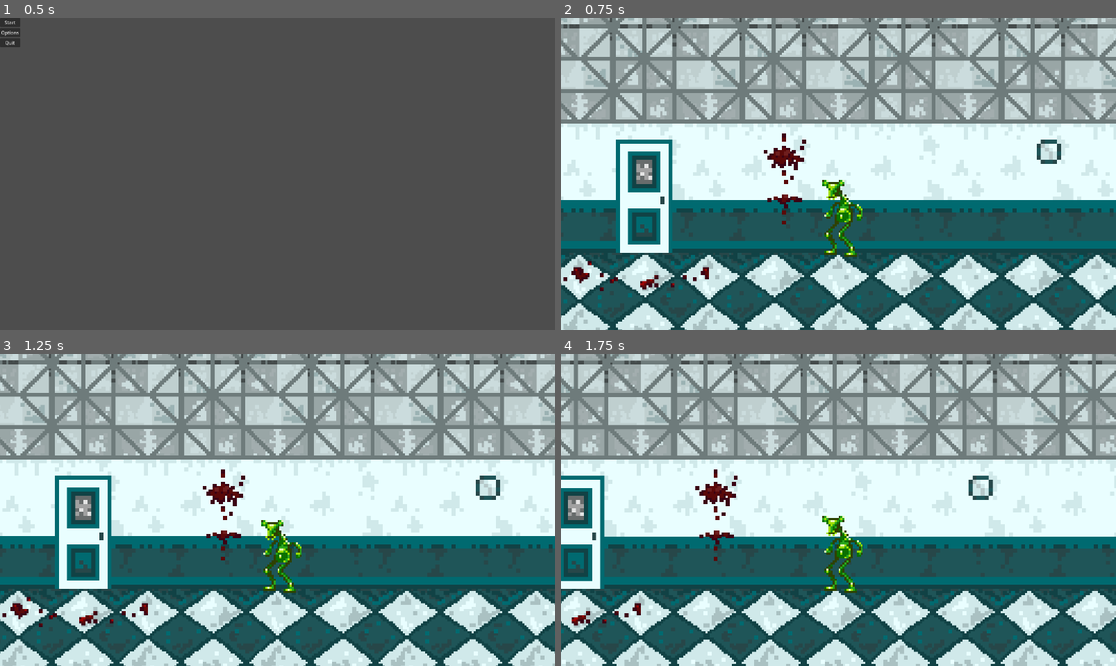
Above: before the commit, frames 1-4 (two rows, left to right).
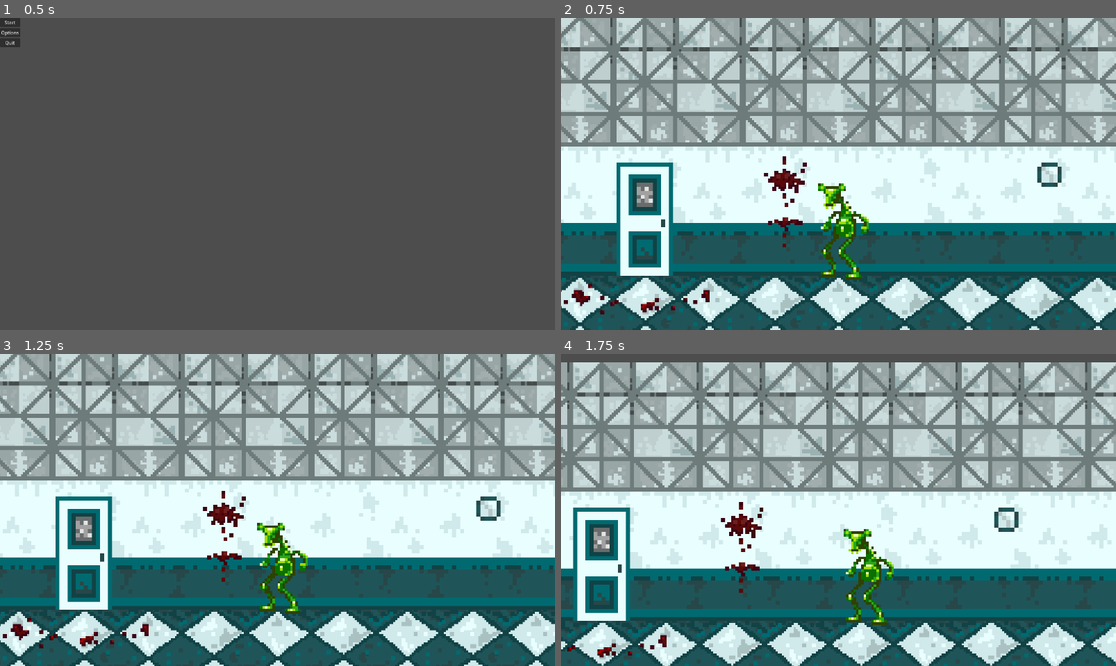
Above: after the commit, the same moments.

Repository: WhaeaTKV/Green-Gore
Game: Godot game, scene res://scenes/main_menu.tscn
The game is run twice, just before and just after one commit, with the same random seed, the same clock (stepped at 60 frames per second) and the same inputs.
Inputs:
- Up to frame 1 (0.5 s): no input
- Up to frame 2 (0.75 s): click "Start" at 0.5 s
- Up to frame 3 (1.25 s): no input
- Up to frame 4 (1.75 s): tap Enter (ui_accept) at 1.25, 1.52 s; hold Right (ui_right) from 1.28 s (still down)

Frame 1 is identical in both runs. In frame 2, 63% of the frame differs, in the area x 0-100%, y 0-100%; in frame 3, 62%; in frame 4, 69%.

Commit message:
Adding key and monsters

Diff:
--- /dev/null
+++ b/scenes/key.tscn
@@ -0,0 +1,113 @@
+[gd_scene load_steps=17 format=3 uid="uid://chtcod65438h8"]
+
+[ext_resource type="Script" uid="uid://dd5j50150skuo" path="res://scripts/key.gd" id="1_fttkb"]
+[ext_resource type="Texture2D" uid="uid://b0k8yk85tfqxu" path="res://assets/Items & Equipment/coin.png" id="1_yk2u2"]
+
+[sub_resource type="AtlasTexture" id="AtlasTexture_fttkb"]
+atlas = ExtResource("1_yk2u2")
+region = Rect2(0, 0, 16, 16)
+
+[sub_resource type="AtlasTexture" id="AtlasTexture_wy8tx"]
+atlas = ExtResource("1_yk2u2")
+region = Rect2(16, 0, 16, 16)
+
+[sub_resource type="AtlasTexture" id="AtlasTexture_brs3p"]
+atlas = ExtResource("1_yk2u2")
+region = Rect2(32, 0, 16, 16)
+
+[sub_resource type="AtlasTexture" id="AtlasTexture_jcln5"]
+atlas = ExtResource("1_yk2u2")
+region = Rect2(48, 0, 16, 16)
+
+[sub_resource type="AtlasTexture" id="AtlasTexture_b4qnb"]
+atlas = ExtResource("1_yk2u2")
+region = Rect2(64, 0, 16, 16)
+
+[sub_resource type="AtlasTexture" id="AtlasTexture_6t41w"]
+atlas = ExtResource("1_yk2u2")
+region = Rect2(80, 0, 16, 16)
+
+[sub_resource type="AtlasTexture" id="AtlasTexture_ljj5h"]
+atlas = ExtResource("1_yk2u2")
+region = Rect2(96, 0, 16, 16)
+
+[sub_resource type="AtlasTexture" id="AtlasTexture_upbuq"]
+atlas = ExtResource("1_yk2u2")
+region = Rect2(112, 0, 16, 16)
+
+[sub_resource type="AtlasTexture" id="AtlasTexture_8cac7"]
+atlas = ExtResource("1_yk2u2")
+region = Rect2(128, 0, 16, 16)
+
+[sub_resource type="AtlasTexture" id="AtlasTexture_gq3hl"]
+atlas = ExtResource("1_yk2u2")
+region = Rect2(144, 0, 16, 16)
+
+[sub_resource type="AtlasTexture" id="AtlasTexture_ku6d0"]
+atlas = ExtResource("1_yk2u2")
+region = Rect2(160, 0, 16, 16)
+
+[sub_resource type="AtlasTexture" id="AtlasTexture_1w6cg"]
+atlas = ExtResource("1_yk2u2")
+region = Rect2(176, 0, 16, 16)
+
+[sub_resource type="SpriteFrames" id="SpriteFrames_fcqyd"]
+animations = [{
+"frames": [{
+"duration": 1.0,
+"texture": SubResource("AtlasTexture_fttkb")
+}, {
+"duration": 1.0,
+"texture": SubResource("AtlasTexture_wy8tx")
+}, {
+"duration": 1.0,
+"texture": SubResource("AtlasTexture_brs3p")
+}, {
+"duration": 1.0,
+"texture": SubResource("AtlasTexture_jcln5")
+}, {
+"duration": 1.0,
+"texture": SubResource("AtlasTexture_b4qnb")
+}, {
+"duration": 1.0,
+"texture": SubResource("AtlasTexture_6t41w")
+}, {
+"duration": 1.0,
+"texture": SubResource("AtlasTexture_ljj5h")
+}, {
+"duration": 1.0,
+"texture": SubResource("AtlasTexture_upbuq")
+}, {
+"duration": 1.0,
+"texture": SubResource("AtlasTexture_8cac7")
+}, {
+"duration": 1.0,
+"texture": SubResource("AtlasTexture_gq3hl")
+}, {
+"duration": 1.0,
+"texture": SubResource("AtlasTexture_ku6d0")
+}, {
+"duration": 1.0,
+"texture": SubResource("AtlasTexture_1w6cg")
+}],
+"loop": true,
+"name": &"default",
+"speed": 2.0
+}]
+
+[sub_resource type="CircleShape2D" id="CircleShape2D_midqh"]
+radius = 4.0
+
+[node name="Key" type="Area2D"]
+collision_mask = 2
+script = ExtResource("1_fttkb")
+
+[node name="AnimatedSprite2D" type="AnimatedSprite2D" parent="."]
+sprite_frames = SubResource("SpriteFrames_fcqyd")
+autoplay = "default"
+frame_progress = 0.947435
+
+[node name="CollisionShape2D" type="CollisionShape2D" parent="."]
+shape = SubResource("CircleShape2D_midqh")
+
+[connection signal="body_entered" from="." to="." method="_on_body_entered"]
--- a/scenes/main_level_01.tscn
+++ b/scenes/main_level_01.tscn
@@ -1,7 +1,10 @@
-[gd_scene load_steps=6 format=4 uid="uid://bq1egxxc24wb7"]
+[gd_scene load_steps=9 format=4 uid="uid://bq1egxxc24wb7"]
 
 [ext_resource type="PackedScene" uid="uid://c4ltjitw7y40k" path="res://scenes/player.tscn" id="1_24nvm"]
 [ext_resource type="Texture2D" uid="uid://dluw6amk0le2q" path="res://assets/Environments/Hospital_Enviro.png" id="2_0watt"]
+[ext_resource type="PackedScene" uid="uid://chtcod65438h8" path="res://scenes/key.tscn" id="3_5s2o3"]
+[ext_resource type="PackedScene" uid="uid://bv0k7vwctenk7" path="res://scenes/monster_01.tscn" id="4_g3wjq"]
+[ext_resource type="PackedScene" uid="uid://c6ic3qgi54gey" path="res://scenes/monster_02.tscn" id="5_q0rp1"]
 
 [sub_resource type="TileSetAtlasSource" id="TileSetAtlasSource_5s2o3"]
 resource_name = "Hospital_Enviro"
@@ -47,3 +50,14 @@
 [node name="Camera2D" type="Camera2D" parent="Player"]
 position = Vector2(-1, -41)
 zoom = Vector2(7, 7)
+position_smoothing_enabled = true
+
+[node name="Key" parent="." instance=ExtResource("3_5s2o3")]
+position = Vector2(528, -7)
+scale = Vector2(1.68376, 1.68376)
+
+[node name="monster_01" parent="." instance=ExtResource("4_g3wjq")]
+position = Vector2(638, -10)
+
+[node name="monster_02" parent="." instance=ExtResource("5_q0rp1")]
+position = Vector2(-400, -28)
--- /dev/null
+++ b/scenes/monster_01.tscn
@@ -0,0 +1,43 @@
+[gd_scene load_steps=6 format=3 uid="uid://bv0k7vwctenk7"]
+
+[ext_resource type="Texture2D" uid="uid://cwfy00difwflm" path="res://assets/Characters/Main-Characters.png" id="1_mpmwd"]
+
+[sub_resource type="AtlasTexture" id="AtlasTexture_smadv"]
+atlas = ExtResource("1_mpmwd")
+region = Rect2(0, 128, 64, 64)
+
+[sub_resource type="AtlasTexture" id="AtlasTexture_rsnfp"]
+atlas = ExtResource("1_mpmwd")
+region = Rect2(64, 128, 64, 64)
+
+[sub_resource type="SpriteFrames" id="SpriteFrames_vujt1"]
+animations = [{
+"frames": [{
+"duration": 1.0,
+"texture": SubResource("AtlasTexture_smadv")
+}, {
+"duration": 1.0,
+"texture": SubResource("AtlasTexture_rsnfp")
+}],
+"loop": true,
+"name": &"default",
+"speed": 2.0
+}]
+
+[sub_resource type="CapsuleShape2D" id="CapsuleShape2D_w3uvr"]
+radius = 4.99387
+height = 41.9992
+
+[node name="monster_01" type="CharacterBody2D"]
+position = Vector2(2, -16)
+scale = Vector2(1.4, 1.4)
+
+[node name="AnimatedSprite2D" type="AnimatedSprite2D" parent="."]
+sprite_frames = SubResource("SpriteFrames_vujt1")
+autoplay = "default"
+frame_progress = 0.788009
+
+[node name="CollisionShape2D" type="CollisionShape2D" parent="."]
+position = Vector2(-5, 6)
+rotation = -1.56476
+shape = SubResource("CapsuleShape2D_w3uvr")
--- /dev/null
+++ b/scenes/monster_02.tscn
@@ -0,0 +1,106 @@
+[gd_scene load_steps=15 format=3 uid="uid://c6ic3qgi54gey"]
+
+[ext_resource type="Texture2D" uid="uid://dncbb6pla7kju" path="res://assets/Characters/Skeleton Sprite Pack/Skeleton/Skeleton Idle.png" id="1_7tpf2"]
+
+[sub_resource type="AtlasTexture" id="AtlasTexture_d22m7"]
+atlas = ExtResource("1_7tpf2")
+region = Rect2(0, 0, 24, 32)
+
+[sub_resource type="AtlasTexture" id="AtlasTexture_5b5vs"]
+atlas = ExtResource("1_7tpf2")
+region = Rect2(24, 0, 24, 32)
+
+[sub_resource type="AtlasTexture" id="AtlasTexture_w2sfa"]
+atlas = ExtResource("1_7tpf2")
+region = Rect2(48, 0, 24, 32)
+
+[sub_resource type="AtlasTexture" id="AtlasTexture_wqn5h"]
+atlas = ExtResource("1_7tpf2")
+region = Rect2(72, 0, 24, 32)
+
+[sub_resource type="AtlasTexture" id="AtlasTexture_kcx6t"]
+atlas = ExtResource("1_7tpf2")
+region = Rect2(96, 0, 24, 32)
+
+[sub_resource type="AtlasTexture" id="AtlasTexture_htfsg"]
+atlas = ExtResource("1_7tpf2")
+region = Rect2(120, 0, 24, 32)
+
+[sub_resource type="AtlasTexture" id="AtlasTexture_oklhb"]
+atlas = ExtResource("1_7tpf2")
+region = Rect2(144, 0, 24, 32)
+
+[sub_resource type="AtlasTexture" id="AtlasTexture_bmisj"]
+atlas = ExtResource("1_7tpf2")
+region = Rect2(168, 0, 24, 32)
+
+[sub_resource type="AtlasTexture" id="AtlasTexture_p710h"]
+atlas = ExtResource("1_7tpf2")
+region = Rect2(192, 0, 24, 32)
+
+[sub_resource type="AtlasTexture" id="AtlasTexture_0gohm"]
+atlas = ExtResource("1_7tpf2")
+region = Rect2(216, 0, 24, 32)
+
+[sub_resource type="AtlasTexture" id="AtlasTexture_qqp8y"]
+atlas = ExtResource("1_7tpf2")
+region = Rect2(240, 0, 24, 32)
+
+[sub_resource type="SpriteFrames" id="SpriteFrames_vujt1"]
+animations = [{
+"frames": [{
+"duration": 1.0,
+"texture": SubResource("AtlasTexture_d22m7")
+}, {
+"duration": 1.0,
+"texture": SubResource("AtlasTexture_5b5vs")
+}, {
+"duration": 1.0,
+"texture": SubResource("AtlasTexture_w2sfa")
+}, {
+"duration": 1.0,
+"texture": SubResource("AtlasTexture_wqn5h")
+}, {
+"duration": 1.0,
+"texture": SubResource("AtlasTexture_kcx6t")
+}, {
+"duration": 1.0,
+"texture": SubResource("AtlasTexture_htfsg")
+}, {
+"duration": 1.0,
+"texture": SubResource("AtlasTexture_oklhb")
+}, {
+"duration": 1.0,
+"texture": SubResource("AtlasTexture_bmisj")
+}, {
+"duration": 1.0,
+"texture": SubResource("AtlasTexture_p710h")
+}, {
+"duration": 1.0,
+"texture": SubResource("AtlasTexture_0gohm")
+}, {
+"duration": 1.0,
+"texture": SubResource("AtlasTexture_qqp8y")
+}],
+"loop": true,
+"name": &"default",
+"speed": 6.0
+}]
+
+[sub_resource type="CapsuleShape2D" id="CapsuleShape2D_c43yg"]
+radius = 3.99959
+height = 23.9976
+
+[node name="monster_01" type="CharacterBody2D"]
+position = Vector2(3, -28)
+scale = Vector2(1.75, 1.75)
+
+[node name="AnimatedSprite2D" type="AnimatedSprite2D" parent="."]
+sprite_frames = SubResource("SpriteFrames_vujt1")
+autoplay = "default"
+frame_progress = 0.317338
+
+[node name="CollisionShape2D" type="CollisionShape2D" parent="."]
+position = Vector2(-4, 4)
+rotation = 0.0142442
+shape = SubResource("CapsuleShape2D_c43yg")
--- a/scenes/player.tscn
+++ b/scenes/player.tscn
@@ -30,6 +30,8 @@
 height = 36.0
 
 [node name="Player" type="CharacterBody2D"]
+scale = Vector2(1.25, 1.25)
+collision_layer = 2
 script = ExtResource("1_g2els")
 
 [node name="AnimatedSprite2D" type="AnimatedSprite2D" parent="."]
--- /dev/null
+++ b/scripts/key.gd
@@ -0,0 +1,5 @@
+extends Area2D
+
+func _on_body_entered(body: Node2D) -> void:
+	print("Key picked up.")
+	queue_free()
Not shown, added: scripts/key.gd.uid
